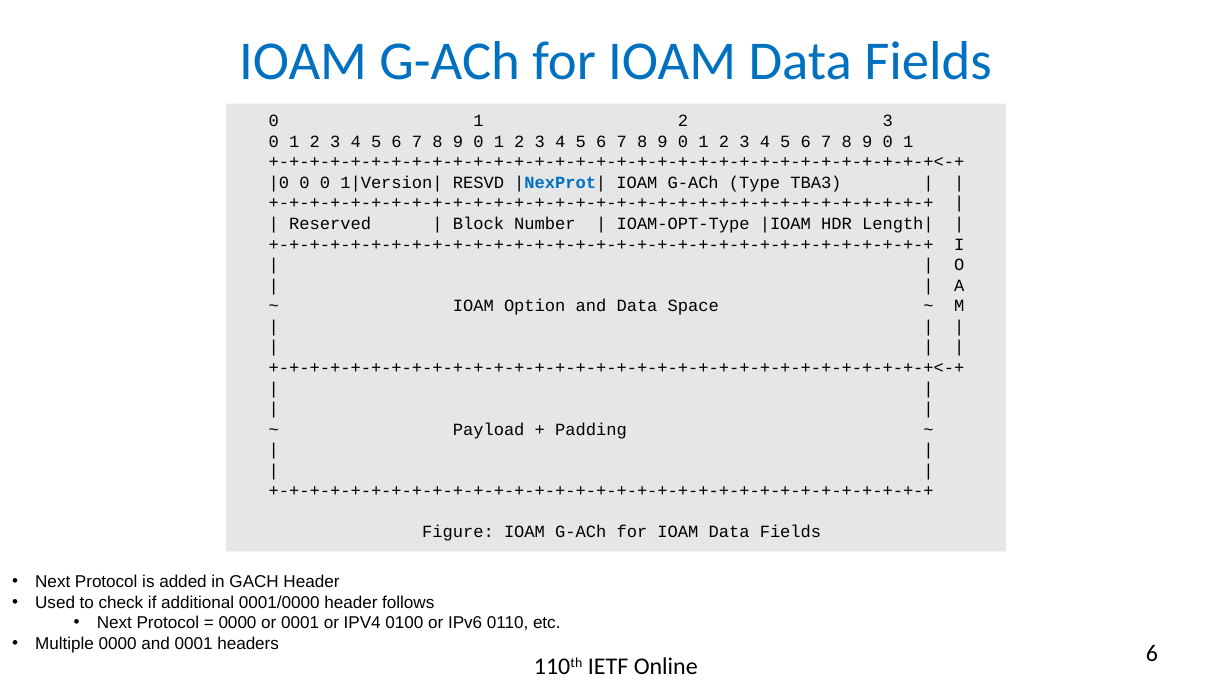
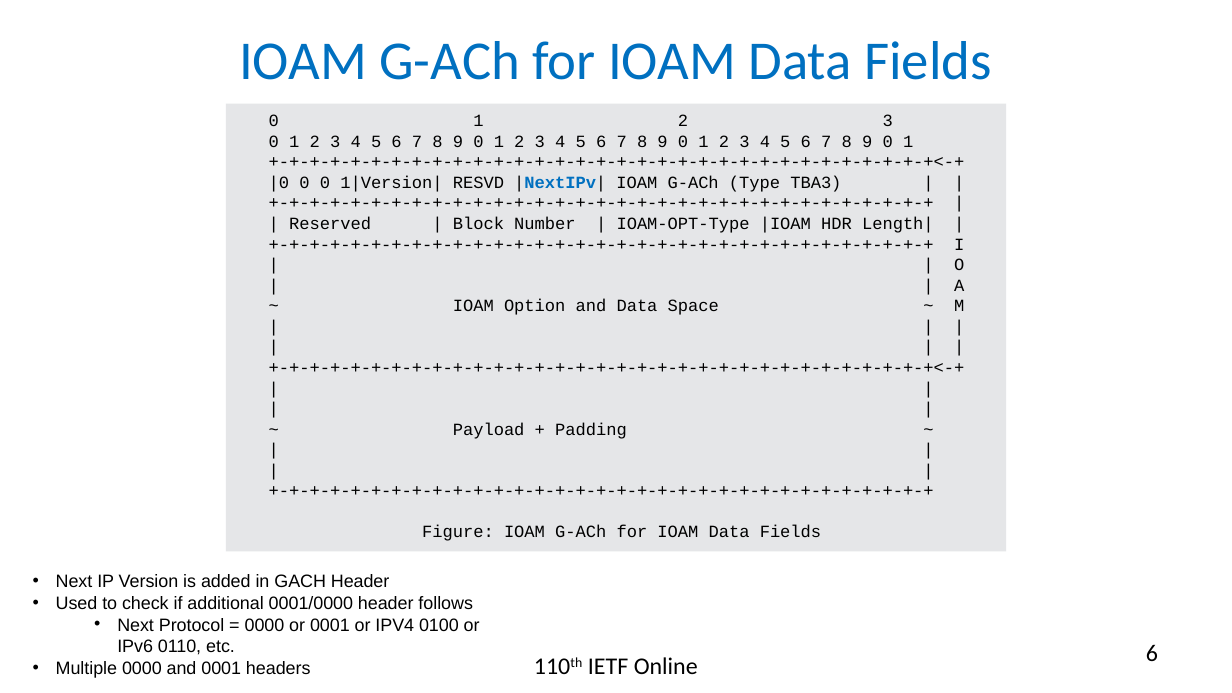
Before and after one commit to rakgandhi/ietf-slides, a slide deck: slide 6 of draft-gandhi-mpls-ioam-sr-06.pptx. Drawn at 1232x693 pixels with LibreOffice and Linux fonts; fonts in the diff are those of the drawing. Boxes give left, top, right and bottom in pixels: in the first picture for what was removed or moved away, otherwise in the second. Text is boxed around its words. In the diff, an @@ line names an element or a change of style, - is before the commit and + after.

```diff
--- a/draft-gandhi-mpls-ioam-sr-06.pptx
+++ b/draft-gandhi-mpls-ioam-sr-06.pptx
@@ text in rectangle at (x1=269, y1=175, x2=841, y2=192): text changed @@
-|0 0 0 1|Version| RESVD |NexProt| IOAM G-ACh (Type TBA3) | |
+|0 0 0 1|Version| RESVD |NextIPv| IOAM G-ACh (Type TBA3) | |
@@ text "Next IP Version is added ..." moved from (x1=35, y1=574, x2=560, y2=653) to (x1=56, y1=574, x2=480, y2=678) @@
@@ text at (x1=56, y1=574, x2=390, y2=587): text changed; size 10 to 10.5 pt @@
-• Next Protocol is added in GACH Header
+• Next IP Version is added in GACH Header
@@ text at (x1=56, y1=596, x2=480, y2=678): size 10 to 10.5 pt in "Used to check if additional 0001/0000 header ...", "Next Protocol = 0000 or 0001 or ...", "Multiple 0000 and 0001 headers" @@
```
Also in this commit, not shown: 4 other slides changed, 1 other file.
